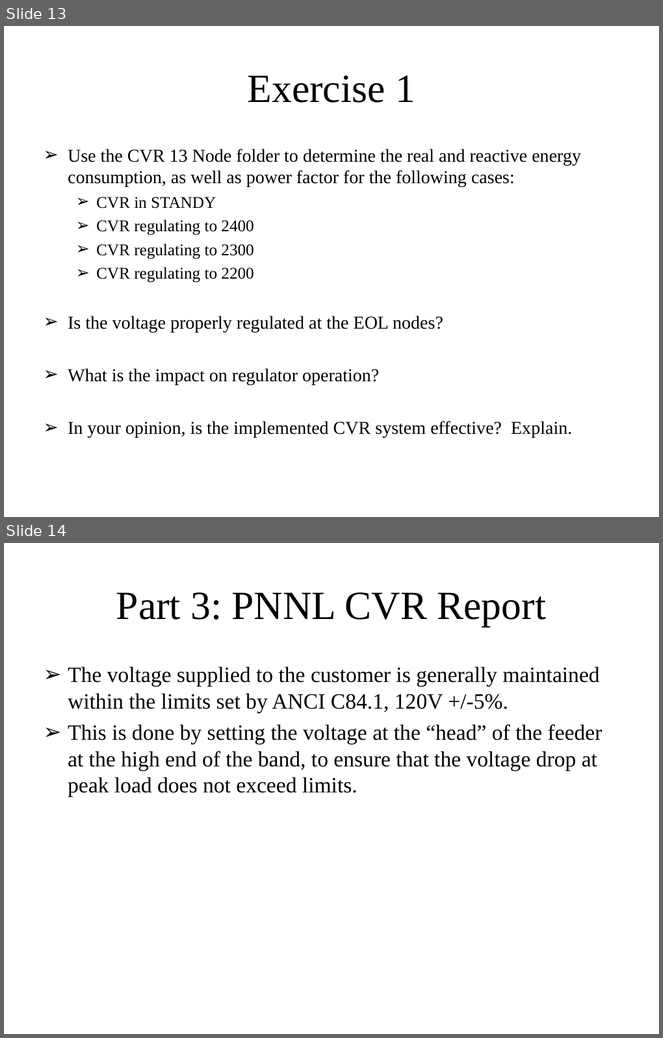
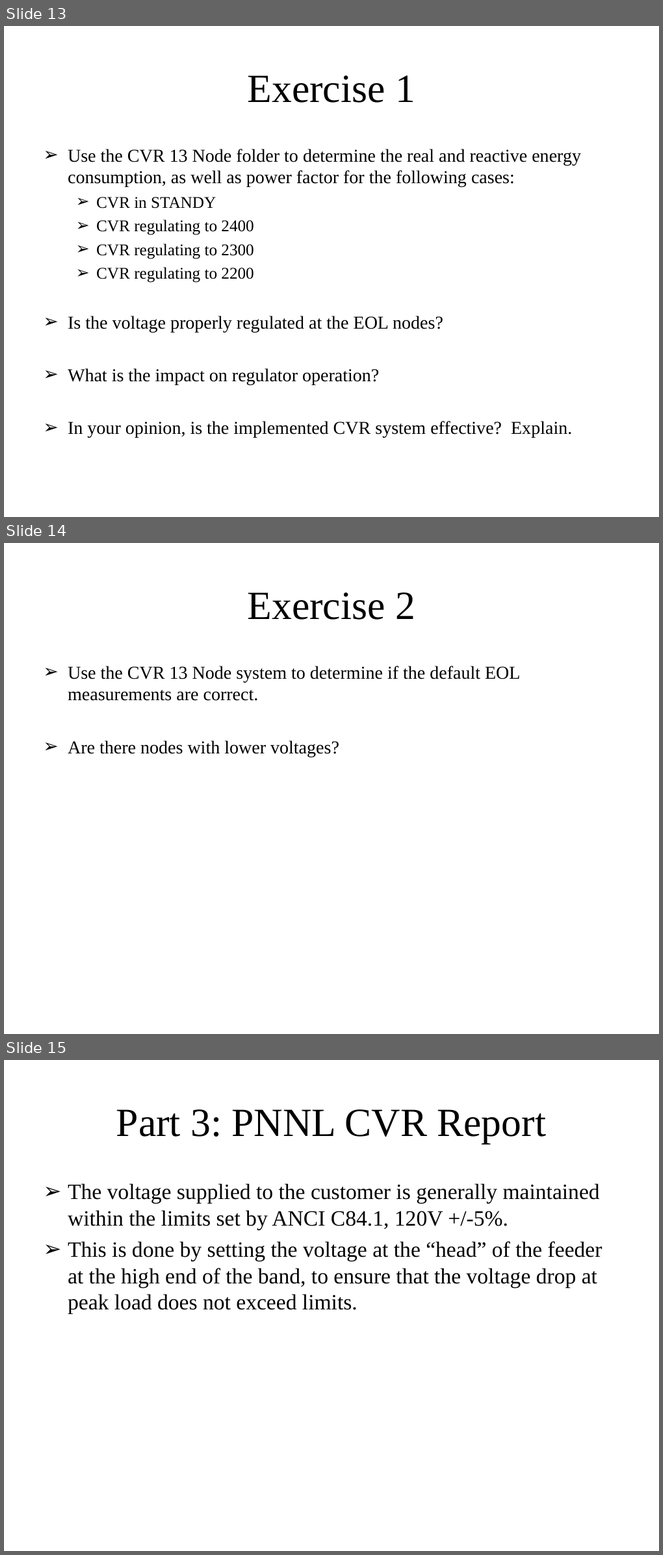
Before and after one commit to gridlab-d/course, a slide deck: Distribution_Analysis_Course/2.0 - CVR.ppt. Shown one above the other, each under a label of ours: slides 13 and 14 before the commit, slides 13, 14 and 15 after it. The pictures are 663x1038 and 663x1555 pixels, drawn with LibreOffice and Linux fonts; fonts in the diff are those of the drawing. Boxes give left, top, right and bottom in pixels: in the first picture for what was removed or moved away, otherwise in the second. Text is boxed around its words. In the diff, an @@ line names an element or a change of style, - is before the commit and + after.

```diff
--- a/Distribution_Analysis_Course/2.0 - CVR.ppt
+++ b/Distribution_Analysis_Course/2.0 - CVR.ppt
@@ slide 14 added at (4, 543, 659, 1034), background #FFFFFF @@
@@ title added at (248, 592, 415, 620), 44 pt, text #000000 @@
+Exercise 2
@@ text added at (68, 666, 520, 757), 20 pt, text #000000 @@
+➢ Use the CVR 13 Node system to determine if the default EOL measurements are correct.
+➢ Are there nodes with lower voltages?
@@ what was slide 14 is now slide 15 @@
```
Also in this commit, not shown: 1 other file.
